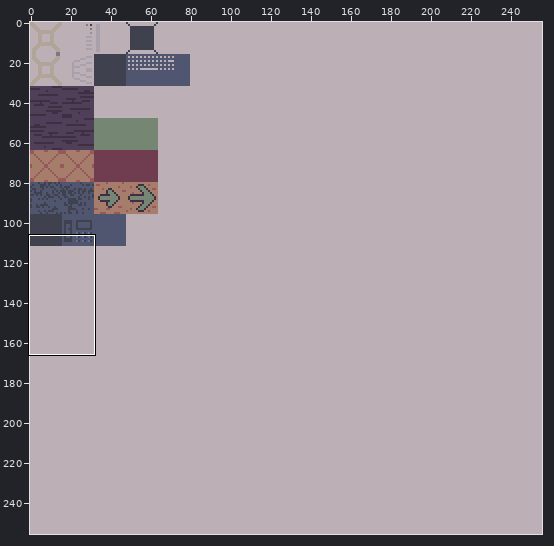
Edited in one commit: pixel-art file (assets/3d/objects/ase_objects_texture.aseprite). Above: a wide view before the commit, with the close-up outlined.
Close-up. Before the commit:
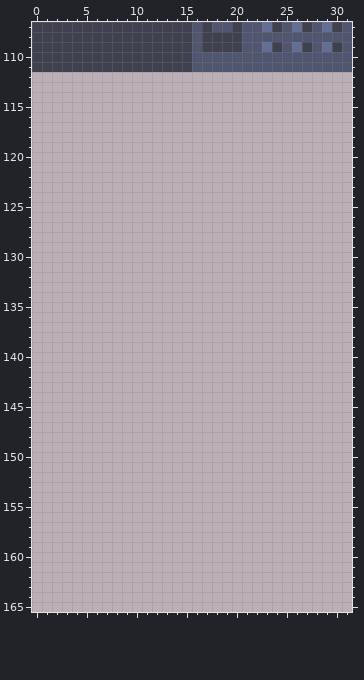
256x256 pixels, 1 frame. Shown: x 0..31, y 107..165.
The result:
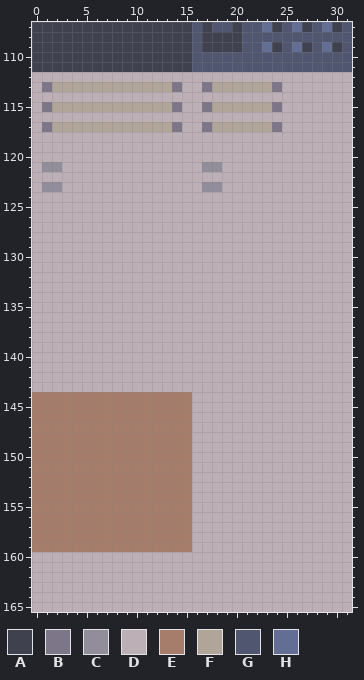
Palette (. is transparent): A #40414e  B #7d7688  C #928d9a  D #bcafb6  E #a67c6a  F #b1a599  G #515670  H #636e94
Changes in this commit:
layer "items/light_big" added
layer "items/light_small" added
layer "items/sun" added
Layers "items/sun", "items/light_small", "items/light_big":
Colour B replaces colour D in row 113 at x 1, 14, 17 and 24; in row 115 at x 1, 14, 17 and 24; in row 117 at x 1, 14, 17 and 24.
Colour C replaces colour D in row 121 at x 1 to 2 and 17 to 18; in row 123 at x 1 to 2 and 17 to 18.
Colour E replaces colour D in rows 144 to 159 at x 0 to 15.
Colour F replaces colour D in row 113 at x 2 to 13 and 18 to 23; in row 115 at x 2 to 13 and 18 to 23; in row 117 at x 2 to 13 and 18 to 23.
